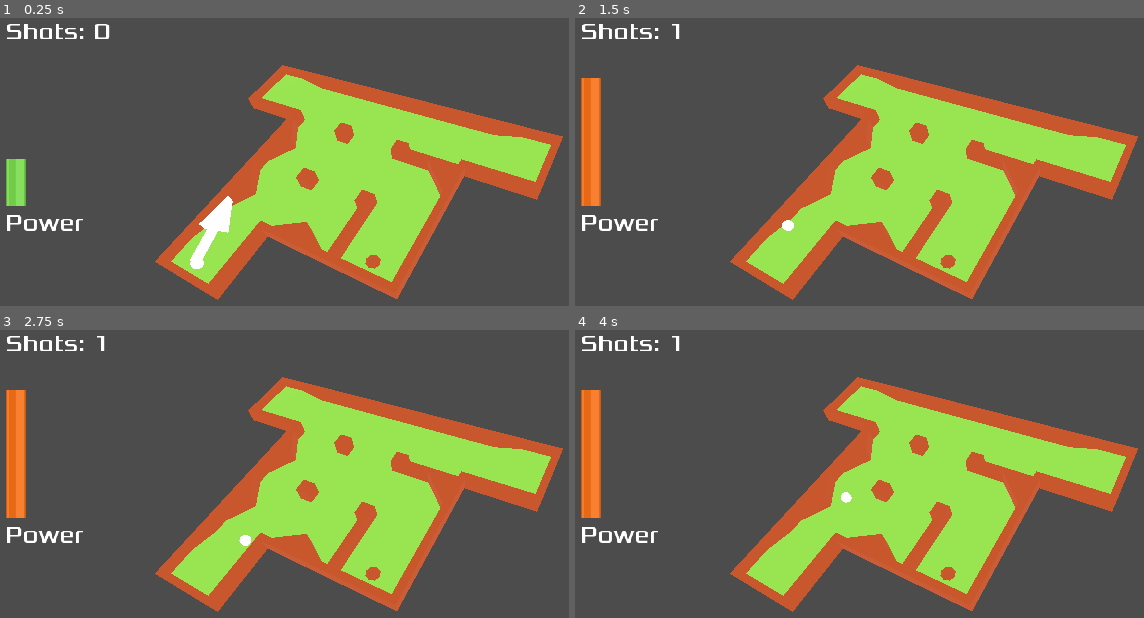
Above: before the commit, frames 1-4 (two rows, left to right).
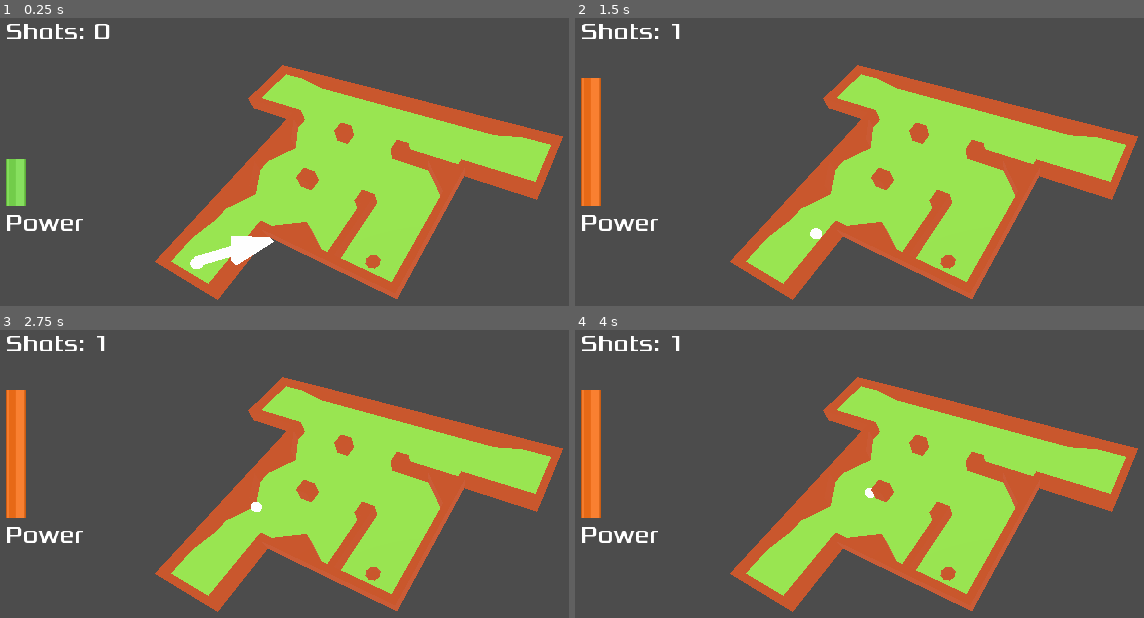
Above: after the commit, the same moments.

Repository: hiperlogic/3D_Minigolf
Game: Godot game, scene res://Main.tscn
Two runs of this game, one before a commit and one after it. Both use one fixed random seed, a clock stepped at 60 frames per second and the inputs below. The project has no main scene, so this scene is started directly.
Inputs (mouse positions are in pixels of both pictures, inside the frame that each line leads up to):
- Up to frame 1 (0.25 s): no input
- Up to frame 2 (1.5 s): move the mouse to (1138, 213) at 0.52 s; press the mouse at (1138, 213) at 0.53 s; move the mouse to (802, 259) at 1.27 s; release the mouse at (802, 259) at 1.28 s; click (802, 259) at 1.35 s
- Up to frame 3 (2.75 s): move the mouse to (472, 445) at 2.02 s; press the mouse at (472, 445) at 2.03 s
- Up to frame 4 (4 s): move the mouse to (outside the picture) at 2.77 s; release the mouse at (outside the picture) at 2.78 s; click (outside the picture) at 2.85 s; move the mouse to (outside the picture) at 3.52 s; press the mouse at (outside the picture) at 3.53 s

The runs differ from the first frame. In frame 1, 1.3% of the frame differs, in the area x 33-49%, y 61-86%; in frame 2, 0.1%; in frame 3, 0.1%; in frame 4, 0.1%.

Commit message:
arrow angle updated, even on the init phase!

Diff:
--- a/Items/Ball/Ball.gd
+++ b/Items/Ball/Ball.gd
@@ -1,6 +1,7 @@
 extends RigidBody
 
 signal stopped
+signal out_of_field
 
 func shoot(angle, power):
 	var force = Vector3(0,0,-2).rotated(Vector3(0,1,0), angle)
--- a/Main.gd
+++ b/Main.gd
@@ -7,6 +7,8 @@
 var power_speed = 100
 var angle_change = 1
 var angle_speed = 1.1
+
+var hole_dir
 
 enum {SET_ANGLE, SET_POWER, SHOOT, WIN}
 
@@ -29,6 +31,7 @@
 		SET_ANGLE:
 			$Arrow.transform.origin = $Ball.transform.origin
 			$Arrow.show()
+			set_start_angle()
 		SET_POWER:
 			pass
 		SHOOT:
@@ -71,12 +74,18 @@
 
 func animate_angle(delta):
 	$Arrow.rotation.y += angle_speed * angle_change * delta
-	if $Arrow.rotation.y > PI/2:
+	if $Arrow.rotation.y > hole_dir + PI/1.5:
 		angle_change = -1
-	if $Arrow.rotation.y < -PI/2:
+	if $Arrow.rotation.y < hole_dir + -PI/1.5:
 		angle_change = 1
 
 
+
+func set_start_angle():
+	var hole_pos = Vector2($Hole.transform.origin.z, $Hole.transform.origin.x)
+	var ball_pos = Vector2($Ball.transform.origin.z, $Ball.transform.origin.x)
+	hole_dir = (ball_pos - hole_pos).angle()
+	$Arrow.rotation.y = hole_dir
 
 func _on_Hole_body_entered(body):
 	if body.name == 'Ball':
